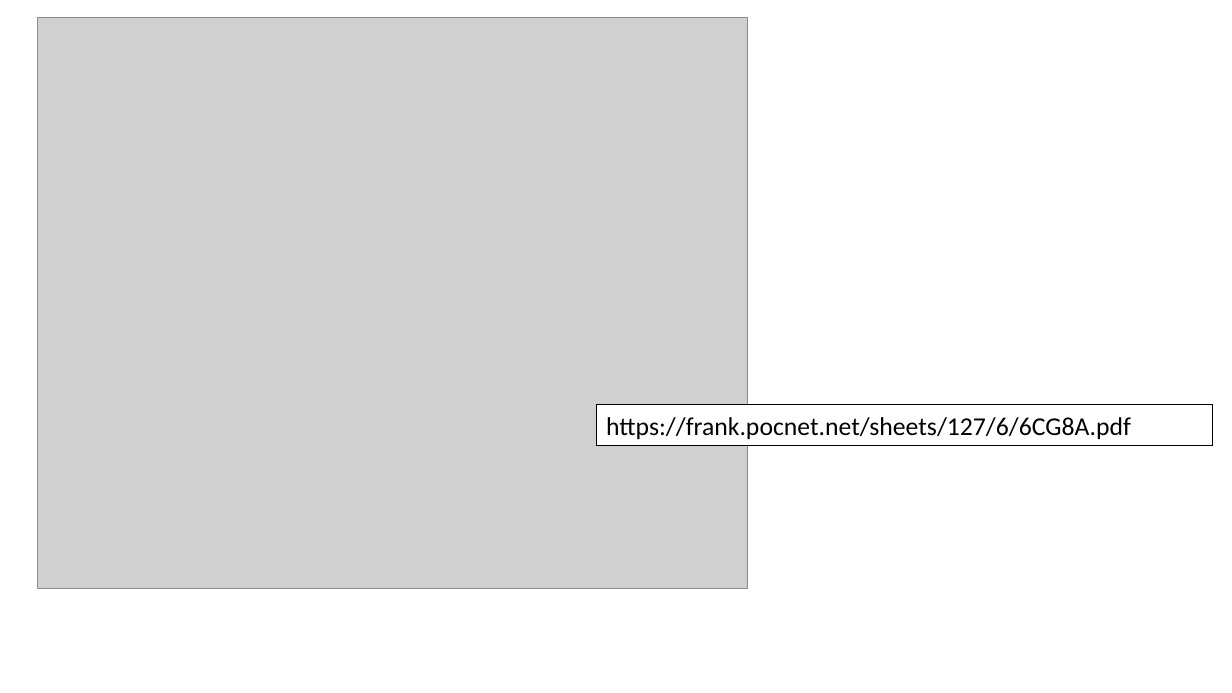
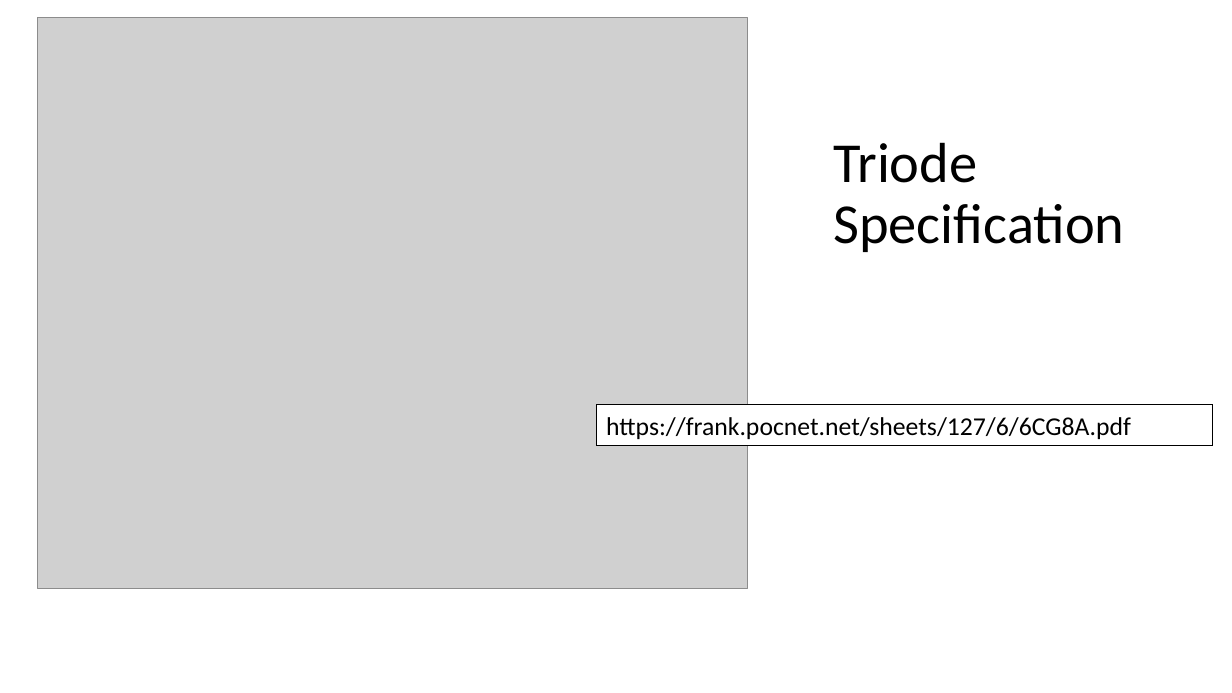
Before and after one commit to csev/ca4e, a slide deck: slide 4 of lectures/02-SolidState.pptx. Drawn at 1232x693 pixels with LibreOffice and Linux fonts; fonts in the diff are those of the drawing; grey boxes stand for pictures. Boxes give left, top, right and bottom in pixels: in the first picture for what was removed or moved away, otherwise in the second. Text is boxed around its words. In the diff, an @@ line names an element or a change of style, - is before the commit and + after.

```diff
--- a/lectures/02-SolidState.pptx
+++ b/lectures/02-SolidState.pptx
@@ title added at (833,142,1124,252), 44 pt, text #000000 @@
+Triode Specification
```
Also in this commit, not shown: 1 other slide changed, 1 slide added, 2 other files.
